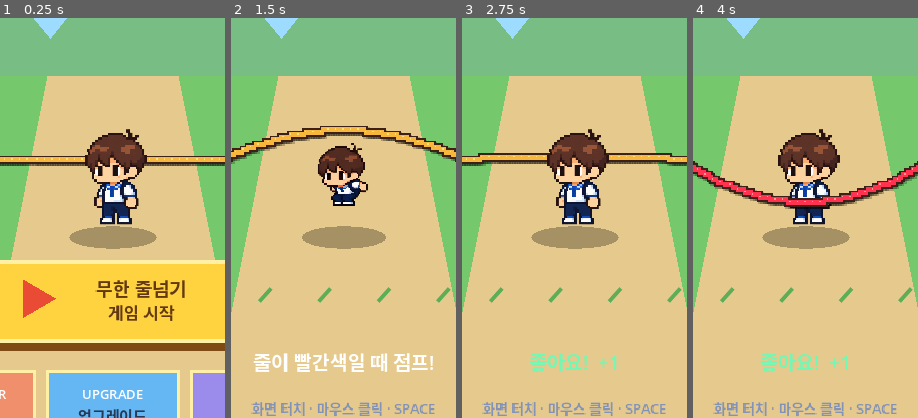
Above: before the commit, frames 1-4 (left to right).
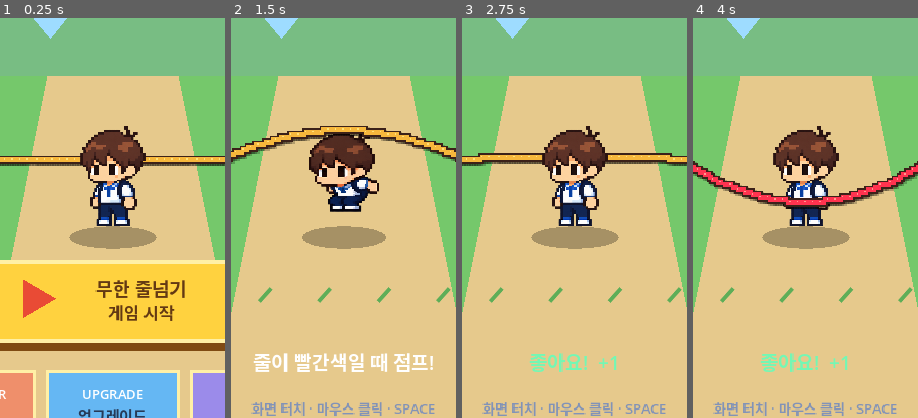
Above: after the commit, the same moments.

Repository: eunchan4490-star/Rope-King
Game: Godot game, scene res://main.tscn
Two runs of this game, one before a commit and one after it. Both use one fixed random seed, a clock stepped at 60 frames per second and the inputs below.
Inputs (mouse positions are % of the whole screen's width and height, from its top left):
- Up to frame 1 (0.25 s): no input
- Up to frame 2 (1.5 s): tap Enter at 0.5 s; move the mouse to (72, 45) at 0.52 s; hold Space (jump) 0.53-1.28 s; click (72, 45) at 0.67 s; move the mouse to (30, 55) at 1.27 s; tap Space (jump) at 1.35 s; click (30, 55) at 1.42 s
- Up to frame 3 (2.75 s): tap Space (jump) at 1.52, 1.82 s; move the mouse to (60, 28) at 2.02 s; hold Space (jump) from 2.03 s (still down); click (60, 28) at 2.17 s
- Up to frame 4 (4 s): move the mouse to (45, 70) at 2.77 s; release Space (jump) at 2.78 s; tap Space (jump) at 2.85, 3.02, 3.32 s; click (45, 70) at 2.92 s; move the mouse to (80, 65) at 3.52 s; hold Space (jump) from 3.53 s (still down); click (80, 65) at 3.67 s
The pictures show only the part of the screen within x 25-75%, y 44-94%; the shares and areas given below are measured in that part.

The runs differ from the first frame. In frame 1, 2.8% of the frame differs, in the area x 35-66%, y 27-52%; in frame 2, 3.3%, in the area x 34-66%, y 29-49%; in frame 3, 2.8%; in frame 4, 2.5%.

Commit message:
Normalize character preview and jump sizing

Diff:
--- a/scripts/main.gd
+++ b/scripts/main.gd
@@ -76,7 +76,7 @@
 var player_base_region := Rect2()
 var player_jump_regions: Array[Rect2] = []
 var player_base_scale := 1.0
-var player_jump_scale := 1.0
+var player_jump_scale := Vector2.ONE
 var character_menu_open := false
 var character_preview_textures: Dictionary = {}
 var character_preview_regions: Dictionary = {}
@@ -480,8 +480,7 @@
 	if texture_size.x <= 0.0 or texture_size.y <= 0.0:
 		_draw_default_player(feet_position)
 		return
-	var sprite_scale := player_jump_scale if using_jump_sheet else player_base_scale
-	var draw_size := texture_size * sprite_scale
+	var draw_size := texture_size * player_jump_scale if using_jump_sheet else texture_size * player_base_scale
 	var anchored_feet := feet_position + player_sprite_ground_offset
 	var draw_position := anchored_feet - Vector2(draw_size.x * 0.5, draw_size.y)
 	draw_texture_rect_region(active_texture, Rect2(draw_position, draw_size), source_rect)
@@ -552,13 +551,17 @@
 		return
 	for frame in range(JUMP_FRAME_COUNT):
 		var cell_rect := Rect2i(frame * cell_width, 0, cell_width, sheet_image.get_height())
-		var frame_image := sheet_image.get_region(cell_rect)
-		var used := frame_image.get_used_rect()
+		var used := _image_visible_region(sheet_image, cell_rect)
 		if used.size.x <= 0 or used.size.y <= 0:
-			used = Rect2i(0, 0, cell_width, sheet_image.get_height())
-		player_jump_regions.append(Rect2(used.position + cell_rect.position, used.size))
+			used = cell_rect
+		player_jump_regions.append(Rect2(used))
 	if not player_jump_regions.is_empty():
-		player_jump_scale = _scale_for_region(player_jump_regions[0])
+		var base_draw_size := player_base_region.size * player_base_scale
+		var jump_reference_size := player_jump_regions[0].size
+		player_jump_scale = Vector2(
+			base_draw_size.x / jump_reference_size.x,
+			base_draw_size.y / jump_reference_size.y
+		)
 
 
 func _texture_used_region(texture: Texture2D) -> Rect2:
@@ -567,8 +570,29 @@
 	var image := texture.get_image()
 	if image == null or image.is_empty():
 		return Rect2(Vector2.ZERO, texture.get_size())
-	var used := image.get_used_rect()
+	var used := _image_visible_region(image, Rect2i(Vector2i.ZERO, image.get_size()))
 	return Rect2(used) if used.size.x > 0 and used.size.y > 0 else Rect2(Vector2.ZERO, texture.get_size())
+
+
+func _image_visible_region(image: Image, search_rect: Rect2i, alpha_threshold: int = 8) -> Rect2i:
+	var rgba: Image = image.duplicate()
+	if rgba.get_format() != Image.FORMAT_RGBA8:
+		rgba.convert(Image.FORMAT_RGBA8)
+	var data: PackedByteArray = rgba.get_data()
+	var image_width: int = rgba.get_width()
+	var minimum := search_rect.end
+	var maximum := search_rect.position - Vector2i.ONE
+	for y in range(search_rect.position.y, search_rect.end.y):
+		var row_offset: int = y * image_width * 4
+		for x in range(search_rect.position.x, search_rect.end.x):
+			if data[row_offset + x * 4 + 3] > alpha_threshold:
+				minimum.x = mini(minimum.x, x)
+				minimum.y = mini(minimum.y, y)
+				maximum.x = maxi(maximum.x, x)
+				maximum.y = maxi(maximum.y, y)
+	if maximum.x < minimum.x or maximum.y < minimum.y:
+		return Rect2i()
+	return Rect2i(minimum, maximum - minimum + Vector2i.ONE)
 
 
 func _scale_for_region(region: Rect2) -> float:
--- a/tests/rope_logic_test.gd
+++ b/tests/rope_logic_test.gd
@@ -96,7 +96,7 @@
 	game._load_character_visuals("default")
 	_expect(game.player_sprite != null, "default character idle sprite was not loaded")
 	_expect(game.player_jump_regions.size() == 4, "jump sheet was not split into four frames")
-	_expect(game.player_jump_scale > 0.0, "character scale was not calculated")
+	_expect(game.player_jump_scale.x > 0.0 and game.player_jump_scale.y > 0.0, "character scale was not calculated")
 	_expect(not game.set_player_character("../unsafe"), "unsafe character id was accepted")
 	for character_id in ["schoolgirl_ponytail", "schoolgirl_bob"]:
 		_expect(game.set_player_character(character_id), "%s character could not be selected" % character_id)
